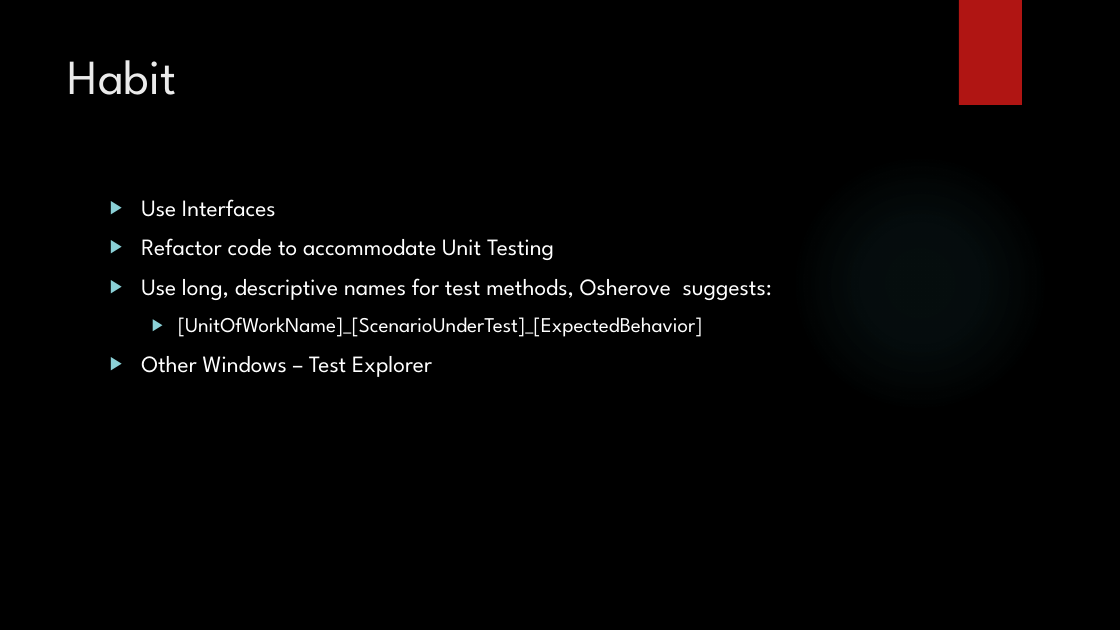
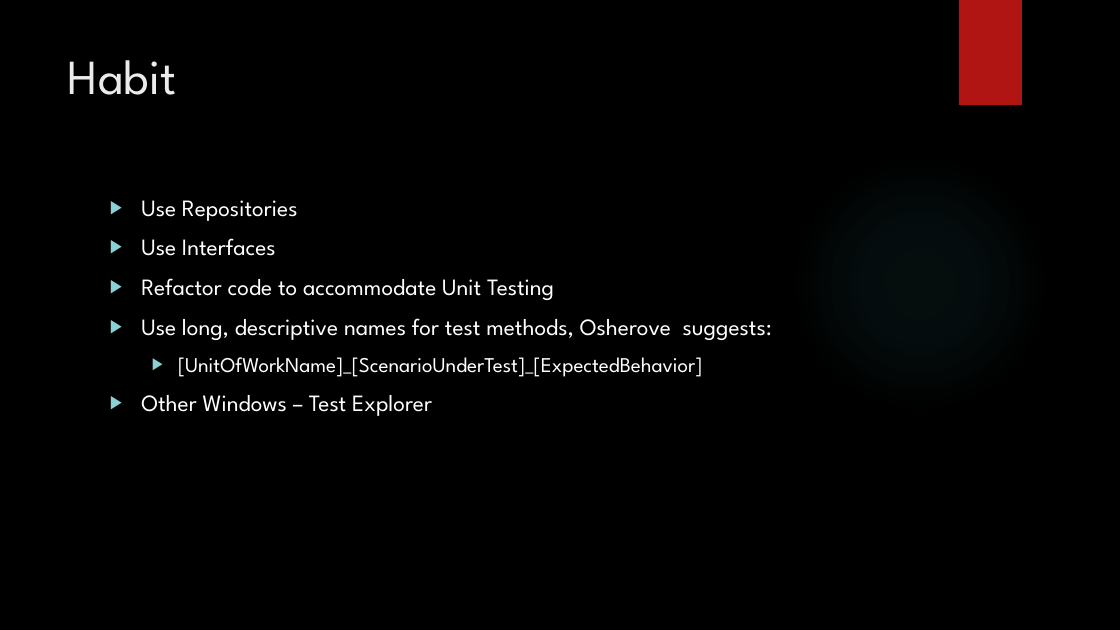
Before and after one commit to aeroradish/dotnet.unittestpresentation, a slide deck: slide 6 of UnitTestPresentation.pptx. Drawn at 1120x630 pixels with LibreOffice and Linux fonts; fonts in the diff are those of the drawing; background and template pictures are left out. Boxes give left, top, right and bottom in pixels: in the first picture for what was removed or moved away, otherwise in the second. Text is boxed around its words. In the diff, an @@ line names an element or a change of style, - is before the commit and + after.

Commit message:
Final changes to the presentation.

```diff
--- a/UnitTestPresentation.pptx
+++ b/UnitTestPresentation.pptx
@@ text at <box>141,200,298,221</box>: paragraph added @@
+▶ Use Repositories
```
Also in this commit, not shown: 1 slide added.
